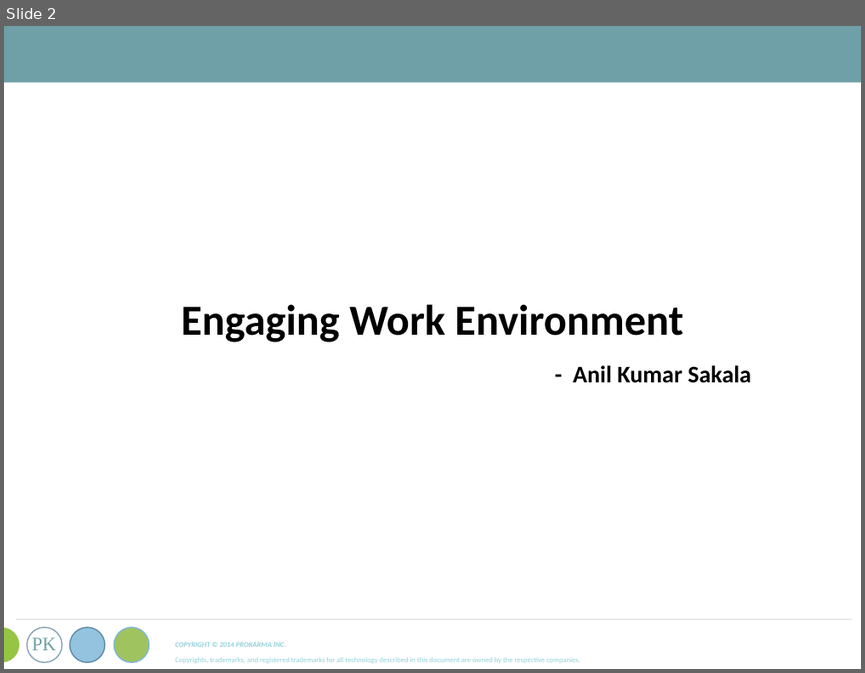
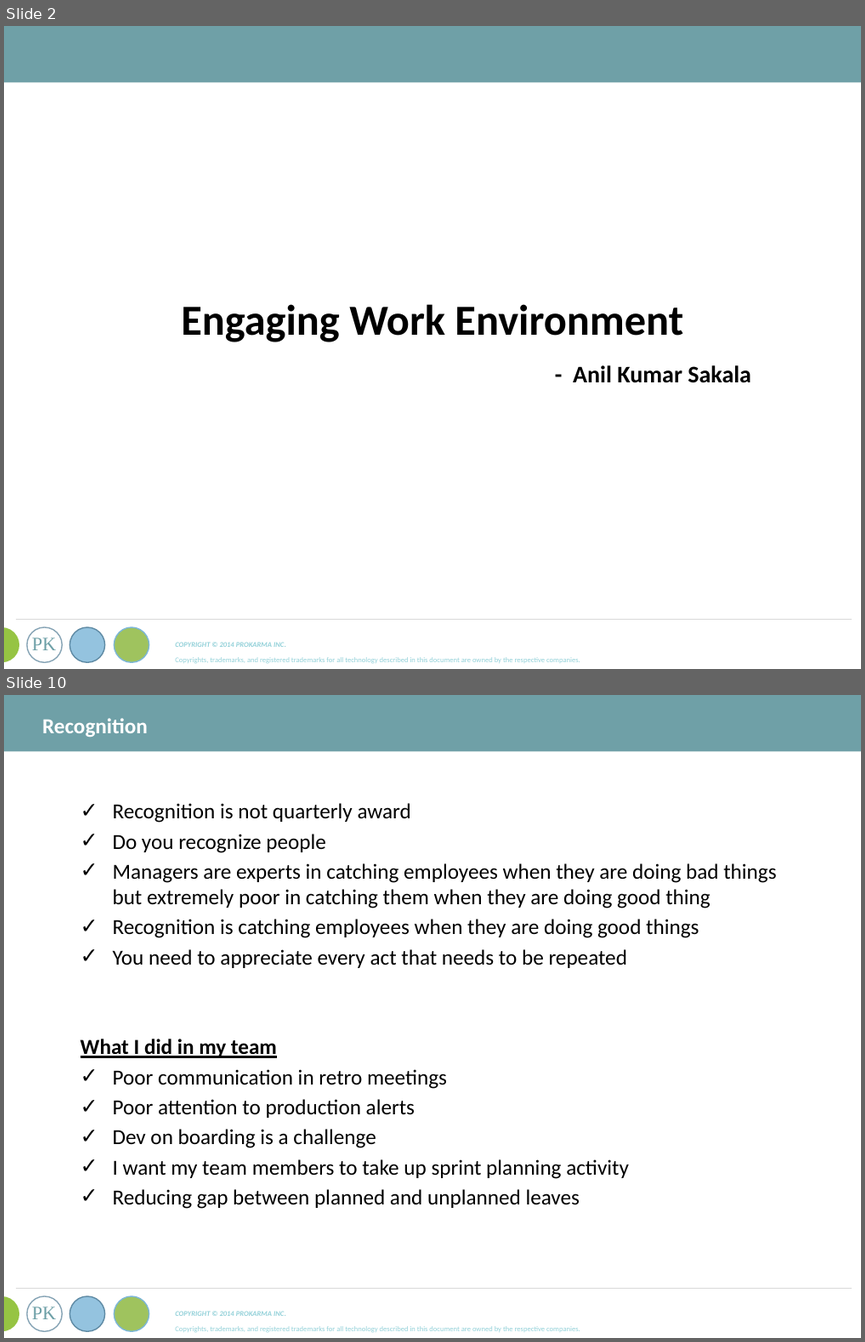
Before and after one commit to asakala/notes, a slide deck: Prokarma/ProKarma Ppt Template.pptx. Shown one above the other, each under a label of ours: slide 2 before the commit, slides 2 and 10 after it; the slides between them are not shown. The pictures are 865x673 and 865x1342 pixels, drawn with LibreOffice and Linux fonts; fonts in the diff are those of the drawing. Boxes give left, top, right and bottom in pixels: in the first picture for what was removed or moved away, otherwise in the second. Text is boxed around its words. In the diff, an @@ line names an element or a change of style, - is before the commit and + after.

```diff
--- a/Prokarma/ProKarma Ppt Template.pptx
+++ b/Prokarma/ProKarma Ppt Template.pptx
@@ slide 10 added at box(4, 695, 861, 1338), background #FFFFFF; not listed: 9 template elements that a slide beside it also shows @@
@@ text added at box(42, 718, 148, 737), 18 pt, text #FFFFFF, bold @@
+Recognition
@@ text added at box(80, 803, 776, 1208), 18 pt, text #000000 @@
+✓ Recognition is not quarterly award
+✓ Do you recognize people
+✓ Managers are experts in catching employees when they are doing bad things but extremely poor in catching them when they are doing good thing
+✓ Recognition is catching employees when they are doing good things
+✓ You need to appreciate every act that needs to be repeated
+What I did in my team
+✓ Poor communication in retro meetings
+✓ Poor attention to production alerts
+✓ Dev on boarding is a challenge
+✓ I want my team members to take up sprint planning activity
+✓ Reducing gap between planned and unplanned leaves
```
Also in this commit, not shown: 31 other slides added, 5 slides removed, 2 other files.
